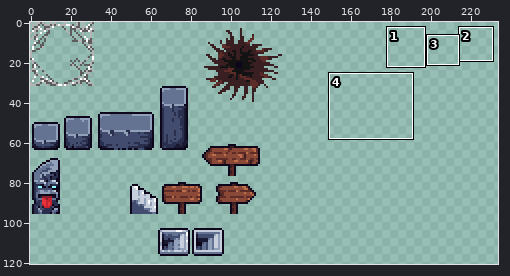
Two states of a pixel-art file, BurningKnight/Content/Animations/props.ase. Above: a wide view before the commit, with the close-up outlined.
Close-up. Before:
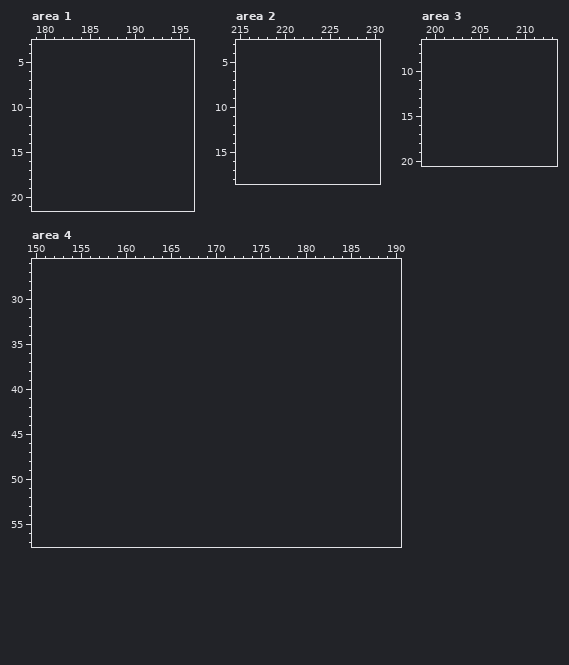
128x128 pixels, 1 frame. Shown: area 1: x 179..196, y 3..21; area 2: x 215..230, y 3..18; area 3: x 199..213, y 7..20; area 4: x 150..190, y 26..57. The old version is drawn lined up with the new one, on the new canvas. The wide view leaves out empty margins. The commit also changed other parts of the picture, which this record leaves out.
New version:
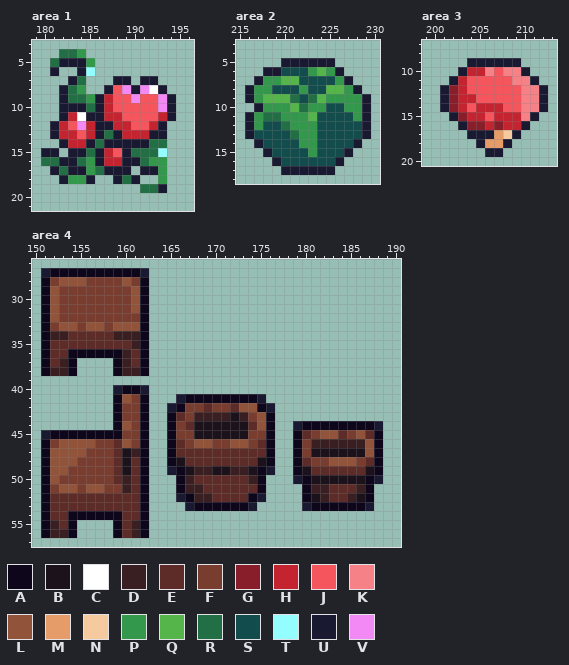
Palette (. is transparent): A #0e071b  B #1c121c  C #ffffff  D #391f21  E #5d2c28  F #783d2f  G #891e2b  H #c42430  J #f5555d  K #f68187  L #91543a  M #e69c69  N #f6ca9f  P #33984b  Q #55b54a  R #226e45  S #134c4c  T #94fdff  U #1a1932  V #f389f5
From old to new:
canvas 128x128 -> 256x256
--- area 1
@@ x 179..196 @@
  3 ..................
- 4 ..................
- 5 ..................
- 6 ..................
- 7 ..................
- 8 ..................
- 9 ..................
-10 ..................
-11 ..................
-12 ..................
-13 ..................
-14 ..................
-15 ..................
-16 ..................
-17 ..................
-18 ..................
-19 ..................
+ 4 ...RRP............
+ 5 ..RUUUP...........
+ 6 ..U..UT...........
+ 7 ....UR...UU.UU....
+ 8 ...URP..UJVUVCU...
+ 9 ...URRPUHJJVJJVU..
+10 ...UUURUHJJJJJVU..
+11 ...UHCUUHHJJJJHU..
+12 ..UHJVHUUHHJJHU...
+13 ..UHHJHURUHHHUU...
+14 ...UHHURUUUUURR...
+15 .UU.UURUHJURRRT...
+16 .RRUURPUHHUURPP...
+17 ..URUUPRUUU.UUP...
+18 ...UPPU..URU..P...
+19 ............RRU...
 20 ..................
--- area 2
@@ x 215..230 @@
  4 ................
- 5 ................
- 6 ................
- 7 ................
- 8 ................
- 9 ................
-10 ................
-11 ................
-12 ................
-13 ................
-14 ................
-15 ................
-16 ................
-17 ................
+ 5 .....UUUUUU.....
+ 6 ...UUSSSPQPU....
+ 7 ..UPPQQSSSSPU...
+ 8 .UPPSSSPSSQQPU..
+ 9 .UPQQQRSRQPPPPU.
+10 ..UPPPQRPPSSPPU.
+11 .UPRRPPPQSSSSPU.
+12 .UPSSRPPPSSSSSU.
+13 .USSSSRPPSSSSSU.
+14 ..USSSSPPSSSSU..
+15 ...USSSSPSSSU...
+16 ....USSSSSSU....
+17 .....UUUUUU.....
 18 ................
--- area 3
@@ x 199..213 @@
  8 ...............
- 9 ...............
-10 ...............
-11 ...............
-12 ...............
-13 ...............
-14 ...............
-15 ...............
-16 ...............
-17 ...............
-18 ...............
-19 ...............
+ 9 .....UUUUUU....
+10 ....UHHKJKKU...
+11 ...UHJJJJJKKU..
+12 ..UGHJJJJJJKKU.
+13 ..UGHHJJJJJKKU.
+14 ..UGHJHHHJJKKU.
+15 ...UGHHJHHHKU..
+16 ....UGGHGHHU...
+17 .....UUUMNU....
+18 ......UMMU.....
+19 .......UU......
 20 ...............
--- area 4
@@ x 150..190 @@
 26 .........................................
-27 .........................................
-28 .........................................
-29 .........................................
-30 .........................................
-31 .........................................
-32 .........................................
-33 .........................................
-34 .........................................
-35 .........................................
-36 .........................................
-37 .........................................
-38 .........................................
+27 .UAAAAAAAAAAU............................
+28 .AFLLLFFFFLFA............................
+29 .ALFFFFFFFFLA............................
+30 .ALFFFFFFFFLA............................
+31 .ALFFFFFFFFLA............................
+32 .ALFFFFFFFFFA............................
+33 .AFLLFLLFLLLA............................
+34 .ADDEEEEEDDDA............................
+35 .AEEEEEEEEEDA............................
+36 .AEEAAAAAADEA............................
+37 .AEDA....ADEA............................
+38 .ADDA....ADDA............................
 39 .........................................
-40 .........................................
-41 .........................................
-42 .........................................
-43 .........................................
-44 .........................................
-45 .........................................
-46 .........................................
-47 .........................................
-48 .........................................
-49 .........................................
-50 .........................................
-51 .........................................
-52 .........................................
-53 .........................................
-54 .........................................
-55 .........................................
-56 .........................................
+40 .........UAAU............................
+41 .........ALFA...UAAAAAAAAU...............
+42 .........AFFA..UAFFEFFELLAU..............
+43 .........AFFA..AEFDDDDBDFLA..............
+44 .........ALFA..AFEBBBBBBELA..UAAAAAAAAU..
+45 .UAAAAAAAAFFA..AFFBBBBBBFFA..AEFLLEFLEA..
+46 .AFLLLLFFELFA..AEFLLFFLLFEA..AFDDDDDDLA..
+47 .ALLLLFFFEBDA..AEEEEEEEEEEA..AFBBBBBBLA..
+48 .ALLLFFFFEBEA..ABEEEEEEEEBA..AEFFLLLFEA..
+49 .ALLFFFFFEBEA..UABDDBBDDBAU..ABEEEEEEBA..
+50 .ALFFFFFFEDEA...ADEEEEEEDA...UABBBBBBAU..
+51 .AFLLFLLFFDEA...ADDEEEEEEA....ADDEEEDA...
+52 .AEEEEEEEEEEA...UADDEEEEAU....ABDEEDBA...
+53 .AEEEEEEEEEEA....UAAAAAAU.....UAAAAAAU...
+54 .AEEAAAAAAEEA............................
+55 .ADEA....AEDA............................
+56 .ADDA....AEDA............................
 57 .........................................
Pixel boxes of the changes (left, top, right, bottom) in both close-ups:
added: (41, 49, 176, 193)
added: (245, 58, 371, 175)
added: (440, 58, 548, 157)
added: (41, 268, 383, 538)
